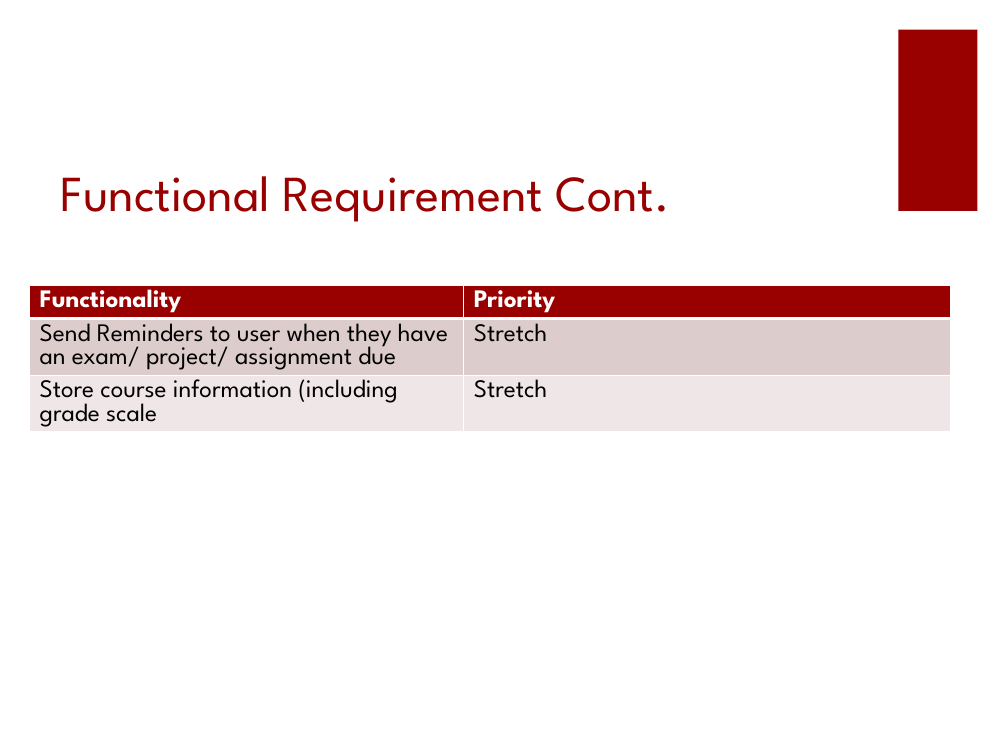
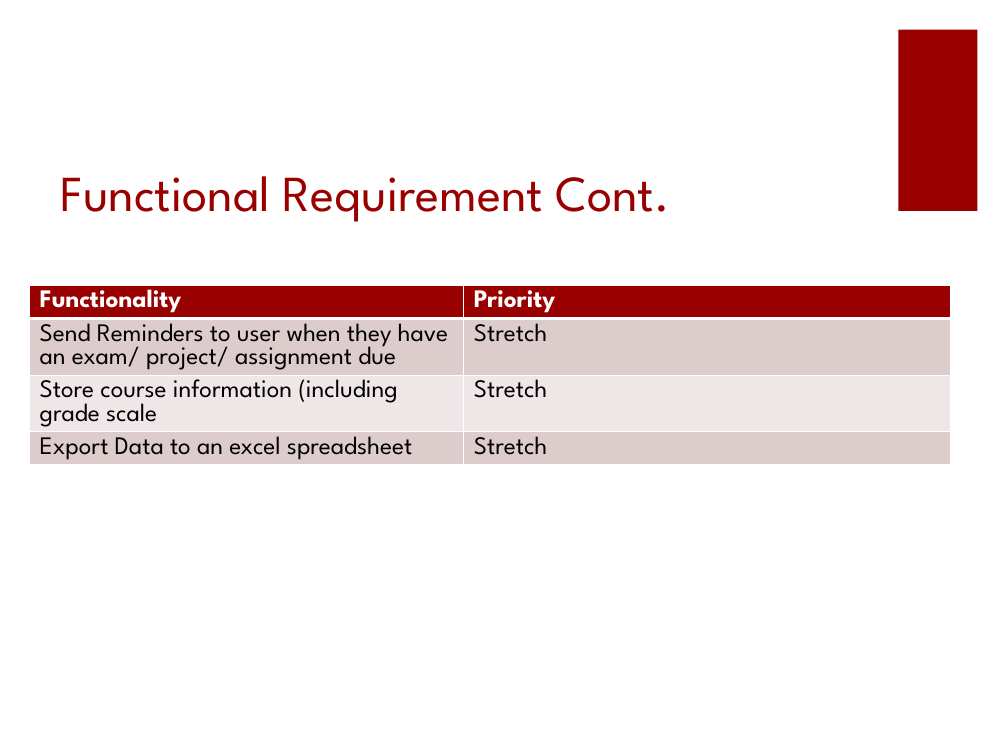
Before and after one commit to amdonham/DropGrade, a slide deck: slide 11 of Documents/SeniorDesignRequirementsP1.pptx (slide 9 before the commit). Drawn at 1008x756 pixels with LibreOffice and Linux fonts; fonts in the diff are those of the drawing. Boxes give left, top, right and bottom in pixels: in the first picture for what was removed or moved away, otherwise in the second. Text is boxed around its words. In the diff, an @@ line names an element or a change of style, - is before the commit and + after.

```diff
--- a/Documents/SeniorDesignRequirementsP1.pptx
+++ b/Documents/SeniorDesignRequirementsP1.pptx
@@ table at <box>29,285,951,568</box> @@
+row 4: Export Data to an excel spreadsheet | Stretch
```
Also in this commit, not shown: 5 other slides changed, 4 slides added, 1 slide removed.
